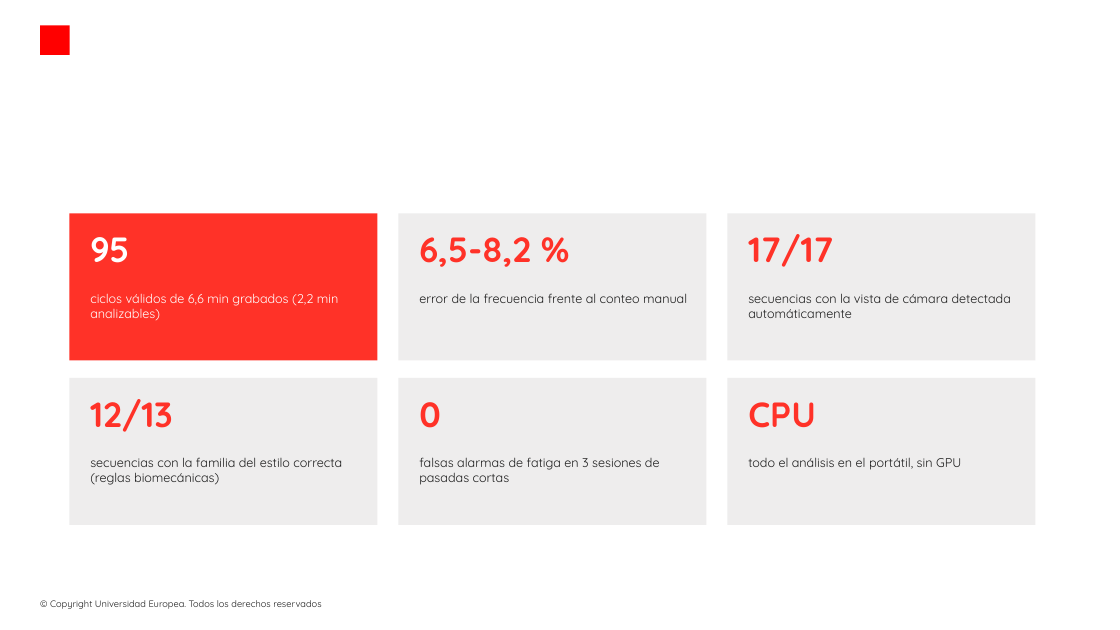
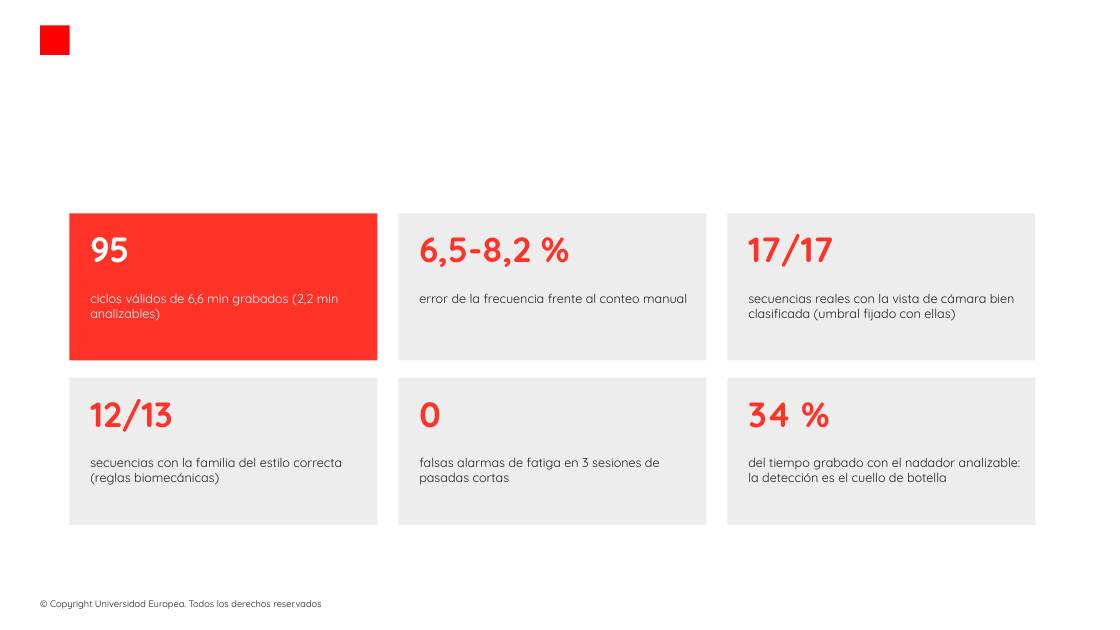
Before and after one commit to modeliana1-rgb/Strokelab, a slide deck: slide 10 of presentacion/StrokeLab_defensa.pptx. Drawn at 1120x630 pixels with LibreOffice and Linux fonts; fonts in the diff are those of the drawing; background and template pictures are left out. Boxes give left, top, right and bottom in pixels: in the first picture for what was removed or moved away, otherwise in the second. Text is boxed around its words. In the diff, an @@ line names an element or a change of style, - is before the commit and + after.

```diff
--- a/presentacion/StrokeLab_defensa.pptx
+++ b/presentacion/StrokeLab_defensa.pptx
@@ text at bbox=[748, 294, 1015, 321]: text changed @@
-secuencias con la vista de cámara detectada automáticamente
+secuencias reales con la vista de cámara bien clasificada (umbral fijado con ellas)
@@ text at bbox=[748, 402, 791, 428]: text changed @@
-CPU
+34 %
@@ text at bbox=[748, 458, 1020, 482]: text changed @@
-todo el análisis en el portátil, sin GPU
+del tiempo grabado con el nadador analizable: la detección es el cuello de botella
```
Also in this commit, not shown: 4 other slides changed, 2 slides added, 4 slides removed, 2 other files.
